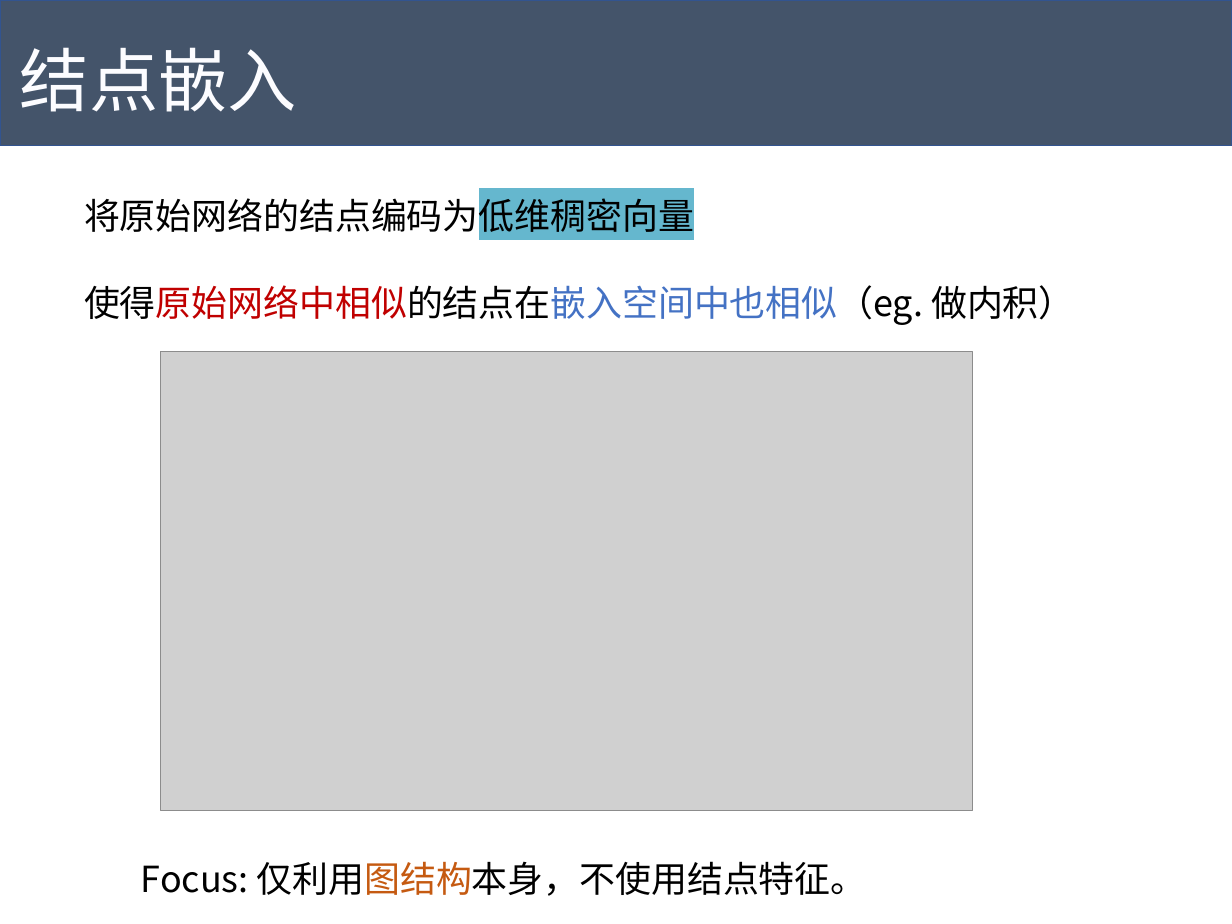
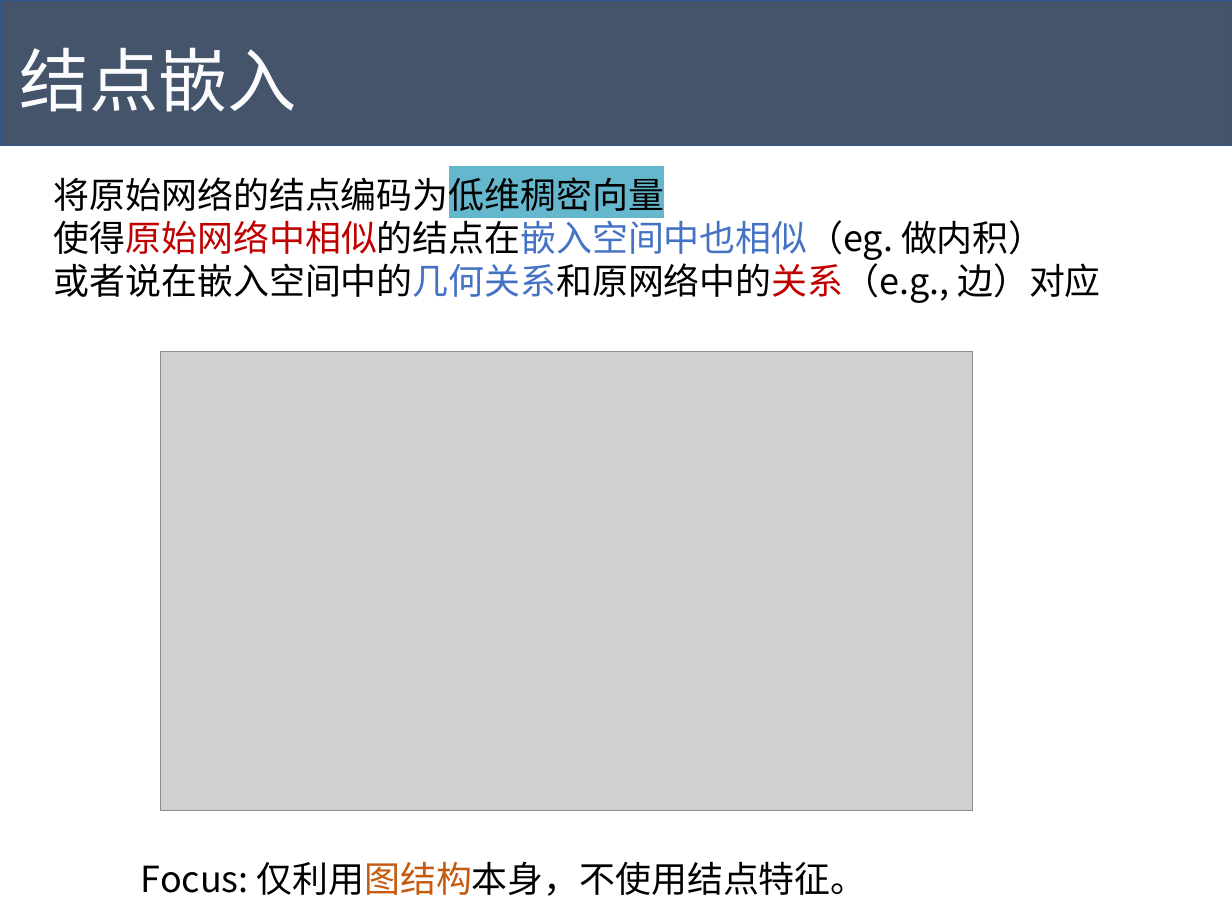
Before and after one commit to Tigerrr07/GNN-tiger, a slide deck: slide 1 of GE.pptx. Drawn at 1232x924 pixels with LibreOffice and Linux fonts; fonts in the diff are those of the drawing; grey boxes stand for pictures. Boxes give left, top, right and bottom in pixels: in the first picture for what was removed or moved away, otherwise in the second. Text is boxed around its words. In the diff, an @@ line names an element or a change of style, - is before the commit and + after.

```diff
--- a/GE.pptx
+++ b/GE.pptx
@@ text "将原始网络的结点编码为低维稠密向量": place and size @@
-text "将原始网络的结点编码为低维稠密向量" at bbox=[84, 193, 1075, 325]
+text "将原始网络的结点编码为低维稠密向量" at bbox=[54, 171, 1101, 303]
@@ text at bbox=[54, 258, 1101, 303]: paragraph added @@
+或者说在嵌入空间中的几何关系和原网络中的关系（e.g., 边）对应
```
Also in this commit, not shown: 4 other slides changed, 1 slide added, 1 slide removed.
